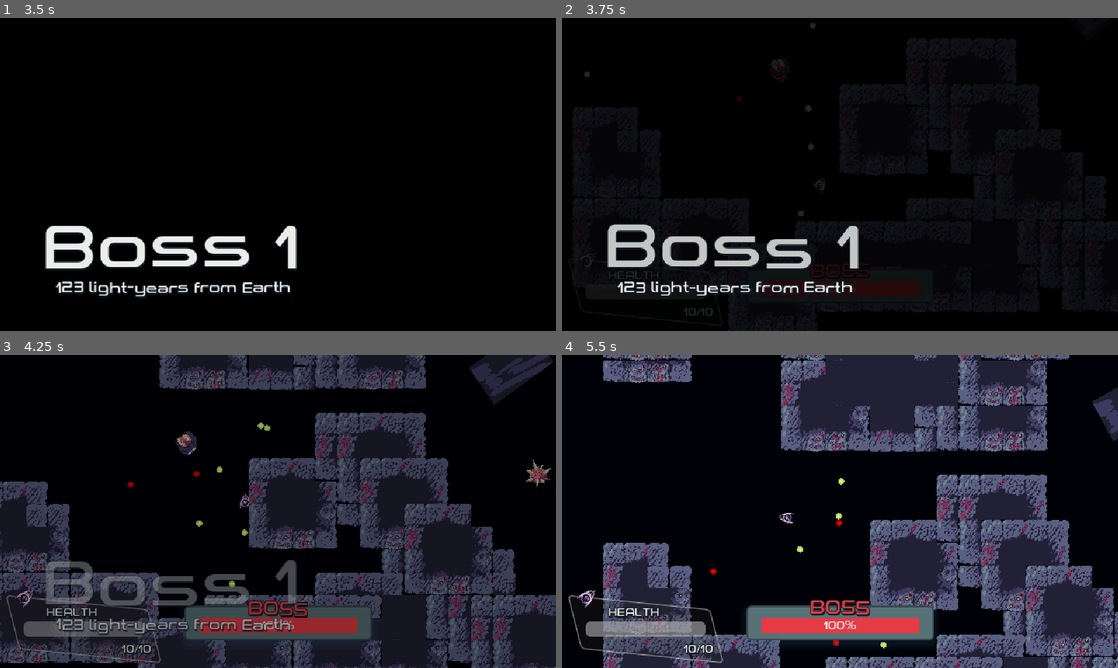
Above: before the commit, frames 1-4 (two rows, left to right).
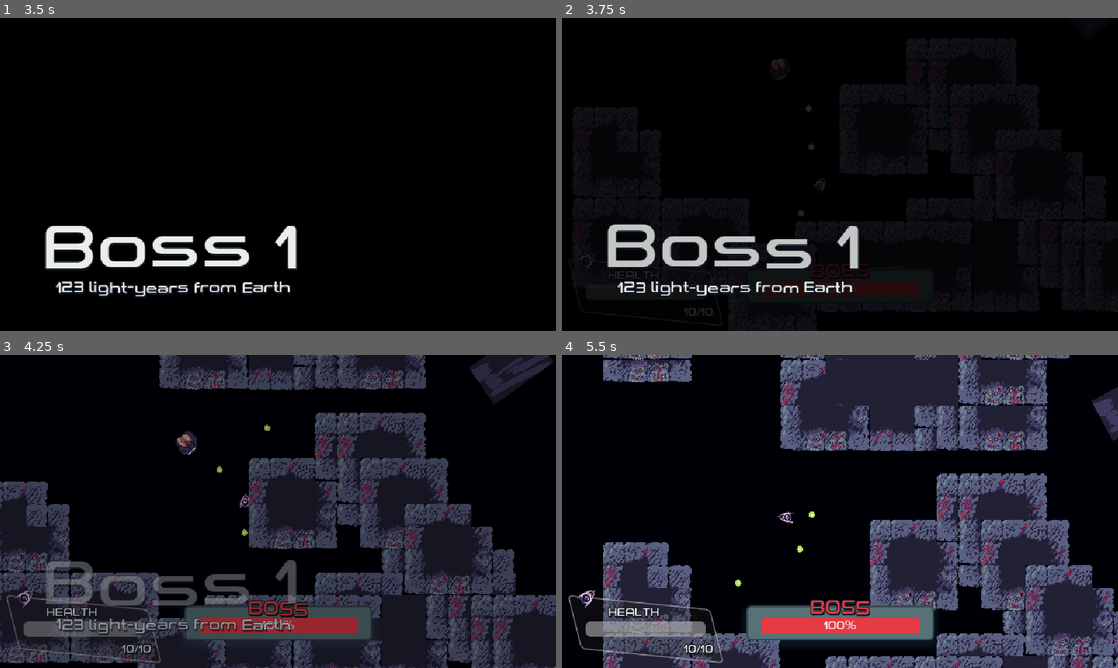
Above: after the commit, the same moments.

Repository: Yoshiip/boss-rush-jam-2024
Game: Godot game, scene res://levels/menu/menu.tscn
The game is run twice, just before and just after one commit, with the same random seed, the same clock (stepped at 60 frames per second) and the same inputs.
Inputs (mouse positions are in pixels of both pictures, inside the frame that each line leads up to):
- Up to frame 1 (3.5 s): click "Play" at 0.5 s; tap Enter at 1.25 s; move the mouse to (400, 158) at 1.27 s; press the mouse at (400, 158) at 1.28 s; hold D (move_right) 1.28-2.03 s; move the mouse to (166, 190) at 2.02 s; release the mouse at (166, 190) at 2.03 s; hold S (move_down) 2.03-2.78 s; tap M (Switch_Movement) at 2.1 s; click (166, 190) at 2.3 s; move the mouse to (333, 105) at 2.77 s; press the mouse at (333, 105) at 2.78 s; hold D (move_right) from 2.78 s (still down); tap Space (Weapon Toggle) at 2.85 s
- Up to frame 2 (3.75 s): move the mouse to (812, 237) at 3.52 s; release D (move_right) at 3.53 s; release the mouse at (812, 237) at 3.53 s; hold W (move_up) from 3.53 s (still down); click (812, 237) at 3.6 s
- Up to frame 3 (4.25 s): keep holding W (move_up)
- Up to frame 4 (5.5 s): move the mouse to (1006, 558) at 4.27 s; release W (move_up) at 4.28 s; press the mouse at (1006, 558) at 4.28 s; hold A (move_left) 4.28-5 s; tap Escape (pause) at 4.9 s; release the mouse at (1006, 558) at 5 s; click "Continue" at 5 s

Frame 1 is identical in both runs. In frame 2, less than 0.1% of the frame differs, in the area x 4-100%, y 1-91%; in frame 3, 0.3%; in frame 4, 7.1%, in the area x 7-100%, y 0-100%.

Commit message:
added new sfxs

Diff:
--- a/assets/bullets/bullet/bullet.gd
+++ b/assets/bullets/bullet/bullet.gd
@@ -1,4 +1,9 @@
+class_name Bullet
 extends Area2D
+
+@onready var ray_cast: RayCast2D = $RayCast
+
+@onready var root: FightRoot = get_tree().current_scene
 
 var from_enemy := false
 var special_enemy_projectile
@@ -7,23 +12,19 @@
 var velocity
 var speed = 1.5
 var bounce_number=0
-var raycast
-var raycast_homing
+@onready var ray_cast_homing: RayCast2D = $RayCastHoming
 var collider
 var homing_direction := Vector2(0,0)
-var infection_bullet =false
-var intangible_bullet = false
-var bounce_powerup = false
+var infection_bullet := false
+var intangible_bullet := false
+var bounce_powerup := false
+
 func _ready() -> void:
 	velocity = Vector2.RIGHT.rotated(rotation)
 	set_rotation_degrees(360)
 
-	raycast =$RayCast2D
-	raycast.set_target_position(velocity.normalized()*30)
-
 	if !from_enemy:
-		raycast_homing =$RayCast2D2
-		raycast_homing.set_target_position(velocity.normalized()*400)
+		ray_cast_homing.set_target_position(velocity.normalized() * 400)
 
 	if special_enemy_projectile:
 		modulate = Color.WEB_PURPLE
@@ -37,13 +38,11 @@
 
 	if from_enemy:
 		pass
-	elif raycast_homing.is_colliding():
-		collider = raycast_homing.get_collider()
+	elif ray_cast_homing.is_colliding():
+		collider = ray_cast_homing.get_collider()
 		if collider && collider.is_in_group("enemy"):
 			homing_direction = (collider.global_position - global_position).normalized()
 			velocity = homing_direction
-
-
 
 
 func destroy_bullet():
@@ -54,7 +53,7 @@
 func _on_body_entered(body: Node2D) -> void:
 	if body.is_in_group("Spaceship") && from_enemy:
 		body.take_damage(damage)
-		queue_free()
+		destroy_bullet()
 		#bullets bounce off of obstacles a number of times. player bullets bounce fewer times
 	elif body.is_in_group("Obstacle"):
 
@@ -62,19 +61,19 @@
 			speed*=1.1
 			scale = Vector2(scale.x*1.2,scale.y*1.2)
 			damage += 1
-		if raycast.is_colliding():
-			var collision_normal = raycast.get_collision_normal()
+		if ray_cast.is_colliding():
+			var collision_normal = ray_cast.get_collision_normal()
 		#var collision_normal = (body.global_position - global_position).normalized()
 			velocity = velocity.bounce(collision_normal)
-			raycast.set_target_position(velocity.normalized()*30)
+			ray_cast.set_target_position(velocity.normalized()*30)
 			if!from_enemy:
-				raycast_homing.set_target_position(velocity.normalized()*300)
+				ray_cast_homing.set_target_position(velocity.normalized()*300)
 			bounce_number+=1
 
 			if bounce_number>4:
-				queue_free()
+				destroy_bullet()
 		else:
-			queue_free()
+			destroy_bullet()
 
 		#lets enemy and player bullets bounce off of eachother
 func _on_area_entered(body: Node2D) -> void:
@@ -84,9 +83,9 @@
 
 		var collision_normal = (body.global_position - global_position).normalized()
 		velocity = velocity.bounce(collision_normal)
-		raycast.set_target_position(velocity.normalized()*30)
+		ray_cast.set_target_position(velocity.normalized()*30)
 		if!from_enemy:
-				raycast_homing.set_target_position(velocity.normalized()*300)
+				ray_cast_homing.set_target_position(velocity.normalized()*300)
 		speed *= 0.8
 		other_bullet.speed*=2
 		other_bullet.velocity = other_bullet.velocity.bounce(-collision_normal)
--- a/assets/bullets/bullet/bullet.tscn
+++ b/assets/bullets/bullet/bullet.tscn
@@ -17,10 +17,10 @@
 [node name="CollisionShape" type="CollisionShape2D" parent="."]
 shape = SubResource("CircleShape2D_ks1eq")
 
-[node name="RayCast2D" type="RayCast2D" parent="."]
+[node name="RayCast" type="RayCast2D" parent="."]
 target_position = Vector2(26, 0)
 
-[node name="RayCast2D2" type="RayCast2D" parent="."]
+[node name="RayCastHoming" type="RayCast2D" parent="."]
 target_position = Vector2(25, 0)
 collide_with_areas = true
 
--- a/assets/spaceship/spaceship.gd
+++ b/assets/spaceship/spaceship.gd
@@ -3,6 +3,7 @@
 
 signal took_damage
 signal dead
+
 
 const BULLET = preload("res://assets/bullets/bullet/bullet.tscn")
 
@@ -14,7 +15,7 @@
 var net_force := Vector2.ZERO
 var target_direction
 #@export var stats : player_stats
-
+@onready var root: FightRoot = get_tree().current_scene
 
 @export var max_health := 10
 @onready var health := max_health
@@ -22,17 +23,17 @@
 
 const FIRE_SPEED = 0.25
 @onready var fire_timer := FIRE_SPEED
-var weapon_toggle =false
-var switch_movemode = true
+var weapon_toggle := false
+var switch_movemode := true
 
 func _ready() -> void:
 	$Sprite.material = $Sprite.material.duplicate()
 
 func _handle_input(delta: float) -> void:
 	var axis = Vector2(
-	Input.get_axis("move_left", "move_right"),
-	Input.get_axis("move_up", "move_down")
-)
+		Input.get_axis("move_left", "move_right"),
+		Input.get_axis("move_up", "move_down")
+	)
 	#handle movement
 	if axis.length() > 0:
 		#smoothly change direction, instead of immediatly snapping to new direction
@@ -57,56 +58,52 @@
 	if Input.is_action_just_pressed("Switch_Movement"):
 		switch_movemode= !switch_movemode
 
+
+func _fire() -> Bullet:
+	$Shoot.play()
+	var bullet = BULLET.instantiate()
+	bullet.position = position
+	bullet.speed = 7
+	bullet.from_enemy= false
+	var mouse_position := get_global_mouse_position()
+	var direction := (mouse_position - global_position).normalized()
+	bullet.rotation = direction.angle()
+	bullet.velocity = Vector2.RIGHT.rotated(rotation)
+
+	add_sibling(bullet)
+	fire_timer = FIRE_SPEED
+	bullet.infection_bullet = false
+	return bullet
+
+
 func _handle_weapon(delta: float) -> void:
 	fire_timer -= delta
-	if (weapon_toggle ||Input.is_action_pressed("fire")) && fire_timer <= 0.0:
-		var bullet = BULLET.instantiate()
-		bullet.position = position
-		bullet.speed = 7
-		bullet.from_enemy= false
-		var mouse_position = get_global_mouse_position()
-		var direction = (mouse_position - global_position).normalized()
-		bullet.rotation = direction.angle()
-		bullet.velocity = Vector2.RIGHT.rotated(rotation)
+	if (weapon_toggle || Input.is_action_pressed("fire")) && fire_timer <= 0.0:
 
-		add_sibling(bullet)
-		fire_timer = FIRE_SPEED
-		bullet.infection_bullet=false
-		#faster bullet is launched if you haven't been holding down fire,to encourage tactical play
-		if Input.is_action_just_pressed("fire")&&1==0:
-			bullet.speed =15
-			bullet.scale = Vector2(1.4,1.4)
-			bullet.bounce_number=-4
-	elif  fire_timer <= 0.0:
+		var bullet := _fire()
+
+		if Input.is_action_just_pressed("fire"):
+			bullet.speed = 15
+			bullet.scale = Vector2(1.4, 1.4)
+			bullet.bounce_number = -4
+	elif fire_timer <= 0.0:
 		var axis_shoot = Vector2(
 		Input.get_axis("attack_left", "attack_right"),
 		Input.get_axis("attack_up", "attack_down")
 	)
-		if axis_shoot.length()>0:
-			var bullet = BULLET.instantiate()
-			bullet.position = position
-			bullet.speed = 7
-			bullet.from_enemy= false
 
+		if axis_shoot.length() > 0:
+			$Shoot.play()
 
-
-			bullet.rotation = axis_shoot.angle()
-			bullet.velocity = axis_shoot
-
-			add_sibling(bullet)
-			fire_timer = FIRE_SPEED
-			bullet.infection_bullet=false
-			bullet.bounce_powerup=true
-
-
-
-
+			var bullet := _fire()
+			bullet.bounce_powerup = true
 
 
 func _apply_force(delta: float) -> void:
 	friction_force = -velocity.normalized() * velocity.length() * FRICTION_COEFF
 	net_force = acceleration_force + friction_force
 	velocity += net_force * delta
+
 
 func _physics_process(delta: float) -> void:
 	acceleration_force = Vector2.ZERO
@@ -117,6 +114,7 @@
 
 	move_and_slide()
 
+
 func take_damage(amount: int) -> void:
 	health -= amount
 	took_damage.emit()
@@ -124,6 +122,8 @@
 		$Sprite.material.set_shader_parameter("whitening", 1.0)
 		var tween := get_tree().create_tween()
 		tween.tween_property($Sprite.material, "shader_parameter/whitening", 0.0, 0.2)
+		$Hit.play()
 	else:
+		$GameOver.play()
 		dead.emit()
 		queue_free()
--- a/assets/spaceship/spaceship.tscn
+++ b/assets/spaceship/spaceship.tscn
@@ -1,8 +1,11 @@
-[gd_scene load_steps=6 format=3 uid="uid://cw0njmjruvdmf"]
+[gd_scene load_steps=9 format=3 uid="uid://cw0njmjruvdmf"]
 
 [ext_resource type="Script" path="res://assets/spaceship/spaceship.gd" id="1_lprlc"]
 [ext_resource type="Texture2D" uid="uid://b5h6clohub72s" path="res://assets/spaceship/spaceship.png" id="2_dnahp"]
 [ext_resource type="Shader" path="res://assets/spaceship/whitening.gdshader" id="2_k6v8s"]
+[ext_resource type="AudioStream" uid="uid://dofnyla65okqc" path="res://audios/effects/hit.wav" id="4_iu0yo"]
+[ext_resource type="AudioStream" uid="uid://03eaf8f8e41o" path="res://audios/effects/death.wav" id="5_cgrs7"]
+[ext_resource type="AudioStream" uid="uid://dthrhsmby65ko" path="res://audios/effects/shoot1.wav" id="6_bnv04"]
 
 [sub_resource type="ShaderMaterial" id="ShaderMaterial_mmw7q"]
 shader = ExtResource("2_k6v8s")
@@ -25,3 +28,18 @@
 scale = Vector2(0.7, 0.7)
 shape = SubResource("CircleShape2D_22uoe")
 one_way_collision_margin = 0.0
+
+[node name="Hit" type="AudioStreamPlayer" parent="."]
+stream = ExtResource("4_iu0yo")
+volume_db = -2.0
+bus = &"Effects"
+
+[node name="GameOver" type="AudioStreamPlayer" parent="."]
+stream = ExtResource("5_cgrs7")
+volume_db = -1.0
+bus = &"Effects"
+
+[node name="Shoot" type="AudioStreamPlayer" parent="."]
+stream = ExtResource("6_bnv04")
+max_polyphony = 4
+bus = &"Effects"
--- a/entities/Damaging Parts/spike_ball.gd
+++ b/entities/Damaging Parts/spike_ball.gd
@@ -4,4 +4,5 @@
 # Called when the node enters the scene tree for the first time.
 func _on_body_entered(body: Node2D) -> void:
 	if body.is_in_group("Spaceship"):
+		body.velocity += (global_position - body.global_position).normalized() * 200
 		body.take_damage(damage)
--- a/entities/core/core.gd
+++ b/entities/core/core.gd
@@ -48,6 +48,7 @@
 	if area.is_in_group("Bullet") && !area.from_enemy:
 		health -= area.damage
 		if health <= last_health_threshold-20&& boss_phase_num<5:
+			$BossAnger.play()
 			last_health_threshold-=20
 			boss_phase_num+=1
 			root.spawn_wave(stats.eye_num[boss_phase_num],stats.hp[boss_phase_num],stats.fire_rate[boss_phase_num],stats.spc_chance[boss_phase_num],stats.accur[boss_phase_num],stats.bullet_speed[boss_phase_num])
--- a/entities/core/core.tscn
+++ b/entities/core/core.tscn
@@ -1,8 +1,9 @@
-[gd_scene load_steps=6 format=3 uid="uid://bp0htss78w8tm"]
+[gd_scene load_steps=7 format=3 uid="uid://bp0htss78w8tm"]
 
 [ext_resource type="Texture2D" uid="uid://doirwymy84qij" path="res://entities/core/core.png" id="1_1as07"]
 [ext_resource type="Script" path="res://entities/core/core.gd" id="1_rj2tk"]
 [ext_resource type="Shader" path="res://assets/spaceship/whitening.gdshader" id="2_ln4ls"]
+[ext_resource type="AudioStream" uid="uid://b70rxpqdjv2vd" path="res://audios/effects/boss-anger.wav" id="4_ko2nc"]
 
 [sub_resource type="ShaderMaterial" id="ShaderMaterial_22eh7"]
 shader = ExtResource("2_ln4ls")
@@ -16,9 +17,15 @@
 
 [node name="Sprite" type="Sprite2D" parent="."]
 material = SubResource("ShaderMaterial_22eh7")
+scale = Vector2(2, 2)
 texture = ExtResource("1_1as07")
 
 [node name="CollisionShape" type="CollisionShape2D" parent="." groups=["enemy"]]
 shape = SubResource("CircleShape2D_ylx4l")
 
+[node name="BossAnger" type="AudioStreamPlayer2D" parent="."]
+stream = ExtResource("4_ko2nc")
+volume_db = -4.0
+bus = &"Effects"
+
 [connection signal="area_entered" from="." to="." method="_on_area_entered"]
--- a/entities/eyes/default/default_eye.gd
+++ b/entities/eyes/default/default_eye.gd
@@ -41,20 +41,23 @@
 
 
 const BULLET = preload("res://assets/bullets/bullet/bullet.tscn")
+
 func _shoot_bullet(rotation_offset: float) -> void:
 	if !is_instance_valid(spaceship):
 		return
 	var bullet := BULLET.instantiate()
+	if !is_instance_valid(bullet): return
+
 	bullet.from_enemy = true
 	bullet.position = global_position
 	bullet.look_at(spaceship.global_position)
 	bullet.rotation += rotation_offset
 	bullet.velocity = Vector2.RIGHT.rotated(rotation)
-	bullet.speed =bullet_speed
-	if bullet.speed>3:
-		bullet.modulate= Color.ORANGE_RED
+	bullet.speed = bullet_speed
+	if bullet.speed > 3:
+		bullet.modulate = Color.ORANGE_RED
 	else:
-		bullet.modulate= Color.RED
+		bullet.modulate = Color.RED
 	get_tree().current_scene.add_child(bullet)
 
 func _on_area_entered(area: Area2D) -> void:
--- a/levels/fight/fight.gd
+++ b/levels/fight/fight.gd
@@ -1,3 +1,4 @@
+class_name FightRoot
 extends Node2D
 
 @export var spin_speed := 0.1
@@ -5,7 +6,11 @@
 
 @onready var spaceship: Spaceship = $Spaceship
 @onready var core: Core = $Core
+
 const PAUSE = preload("res://ui/pause/pause.tscn")
+const DEFAULT_EYE = preload("res://entities/eyes/default/default_eye.tscn")
+const SPIKE_BALL = preload("res://entities/Damaging Parts/spike_ball.tscn")
+
 func _ready() -> void:
 	spaceship.took_damage.connect(_player_took_damage)
 	spaceship.dead.connect(_on_player_dead)
@@ -35,8 +40,6 @@
 func _core_took_damage() -> void:
 	$Canvas/Container/BossHealth/ProgressBar.value = core.health
 
-const DEFAULT_EYE = preload("res://entities/eyes/default/default_eye.tscn")
-const SPIKE_BALL = preload("res://entities/Damaging Parts/spike_ball.tscn")
 
 func spawn_wave(eye_num : float, hp : float, fire_rate : float, chance :float,  acc : float, speed : float) -> void:
 	$Camera.add_trauma(25.0)
@@ -122,6 +125,30 @@
 		var result2 = space_state.intersect_shape(query)
 		return result2.size() > 0
 	return result.size() > 0
+
+
 func _on_player_dead() -> void:
 	get_tree().paused = true
 	$Canvas/Container/GameOver.visible = true
+
+
+const EFFECTS_BUS = &"Effects"
+
+func _get_audio_player(at: Vector2) -> AudioStreamPlayer2D:
+	var audio := AudioStreamPlayer2D.new()
+	audio.position = at
+	audio.bus = EFFECTS_BUS
+	return audio;
+
+const PROJECTILE_BOUNCE_SFX = preload("res://audios/effects/bounce.wav")
+const PROJECTILE_SHOOT_SFX = preload("res://audios/effects/shoot1.wav")
+
+func spawn_bullet_sfx(at: Vector2) -> void:
+	var _audio := _get_audio_player(at)
+	_audio.stream = PROJECTILE_SHOOT_SFX
+	add_child(_audio)
+
+func spawn_bounce_sfx(at: Vector2) -> void:
+	var _audio := _get_audio_player(at)
+	_audio.stream = PROJECTILE_BOUNCE_SFX
+	add_child(_audio)
--- a/levels/fight/fight.tscn
+++ b/levels/fight/fight.tscn
@@ -7,7 +7,6 @@
 [ext_resource type="PackedScene" uid="uid://bp0htss78w8tm" path="res://entities/core/core.tscn" id="5_6undx"]
 [ext_resource type="Script" path="res://assets/camera/BetterCamera.gd" id="5_g487y"]
 [ext_resource type="Texture2D" uid="uid://bx5s0b3tainfp" path="res://assets/utils/pixel.png" id="5_ihacb"]
-[ext_resource type="Texture2D" uid="uid://cnkyxiwscusub" path="res://assets/utils/circle_256.png" id="6_8icnl"]
 [ext_resource type="PackedScene" uid="uid://cspf4ul0wm7g" path="res://entities/Obstacle/obstacle.tscn" id="7_2ry6r"]
 [ext_resource type="Resource" path="res://3rd_boss_info.tres" id="7_bc2qi"]
 [ext_resource type="PackedScene" uid="uid://cfbwxs86sb8p1" path="res://entities/eyes/default/default_eye.tscn" id="8_fi0s5"]
@@ -173,30 +172,15 @@
 "intro": SubResource("Animation_3c4mq")
 }
 
-[node name="Node2D" type="Node2D"]
+[node name="Fight" type="Node2D"]
 script = ExtResource("1_5kee0")
 
-[node name="Background" type="Node2D" parent="."]
-
-[node name="Background" type="Sprite2D" parent="Background"]
+[node name="Background" type="Sprite2D" parent="."]
 modulate = Color(0, 0.00392157, 0.027451, 1)
 z_index = -2
 scale = Vector2(8192, 8192)
 texture = ExtResource("5_ihacb")
-
-[node name="Circle256" type="Sprite2D" parent="Background"]
-modulate = Color(0.105882, 0.105882, 0.219608, 1)
-z_index = -2
-position = Vector2(2, 6)
-scale = Vector2(3.14, 3.14)
-texture = ExtResource("6_8icnl")
-
-[node name="Circle257" type="Sprite2D" parent="Background"]
-modulate = Color(0, 0.00392157, 0.027451, 1)
-z_index = -2
-position = Vector2(2, 6)
-scale = Vector2(2.925, 2.925)
-texture = ExtResource("6_8icnl")
+metadata/_edit_lock_ = true
 
 [node name="Spaceship" parent="." instance=ExtResource("1_4fykx")]
 position = Vector2(-2014, 219)
@@ -609,7 +593,7 @@
 
 [node name="Title" type="Label" parent="Canvas/Container/GameOver"]
 layout_mode = 2
-theme_override_font_sizes/font_size = 32
+theme_override_font_sizes/font_size = 72
 text = "Game Over"
 uppercase = true
 
--- a/levels/fight/game_over.gd
+++ b/levels/fight/game_over.gd
@@ -1,4 +1,7 @@
 extends VBoxContainer
+
+func _ready() -> void:
+	pass
 
 func _unhandled_input(event: InputEvent) -> void:
 	if get_tree().paused && event.is_action_pressed("fire"):
--- a/ui/pause/pause.gd
+++ b/ui/pause/pause.gd
@@ -1,4 +1,7 @@
 extends ColorRect
+
+const SETTINGS_MENU = preload("res://ui/settings/settings_menu.tscn")
+
 
 func _unhandled_input(event: InputEvent) -> void:
 	if event.is_action_pressed("pause"):
@@ -11,7 +14,6 @@
 	visible = false
 
 
-const SETTINGS_MENU = preload("res://ui/settings/settings_menu.tscn")
 
 func _on_settings_button_pressed() -> void:
 	var settings := SETTINGS_MENU.instantiate()
Not shown, added: audios/effects/boss-anger.wav.import
Not shown, added: audios/effects/bounce.wav.import
Not shown, added: audios/effects/death.wav.import
Not shown, added: audios/effects/hit.wav.import
Not shown, added: audios/effects/shoot1.wav.import
Not shown: 1 places in levels/fight/fight.tscn that only renumber resources
Not shown, added: audios/effects/boss-anger.wav
Not shown, added: audios/effects/bounce.wav
Not shown, added: audios/effects/death.wav
Not shown, added: audios/effects/hit.wav
Not shown, added: audios/effects/shoot1.wav
